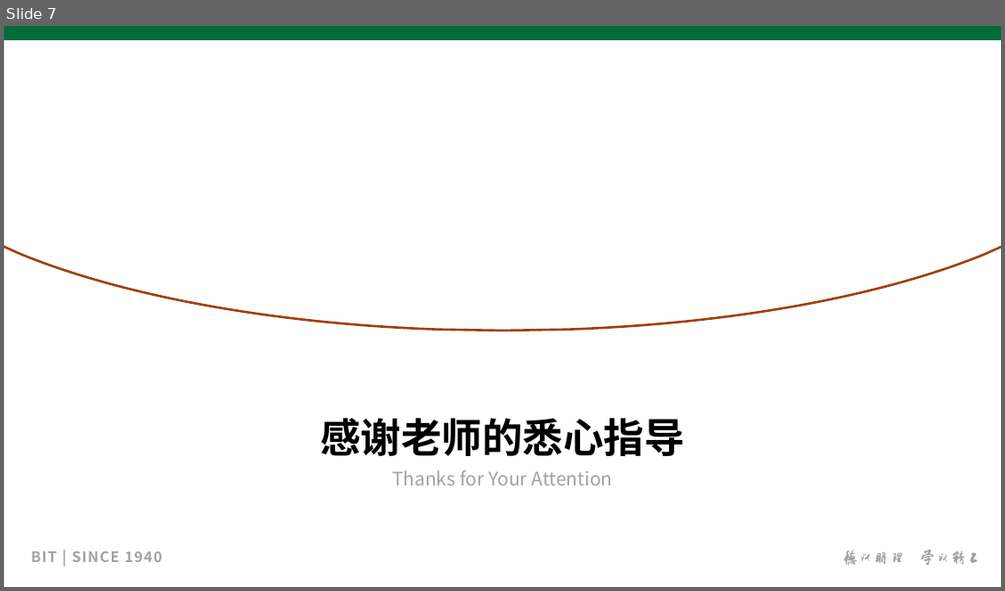
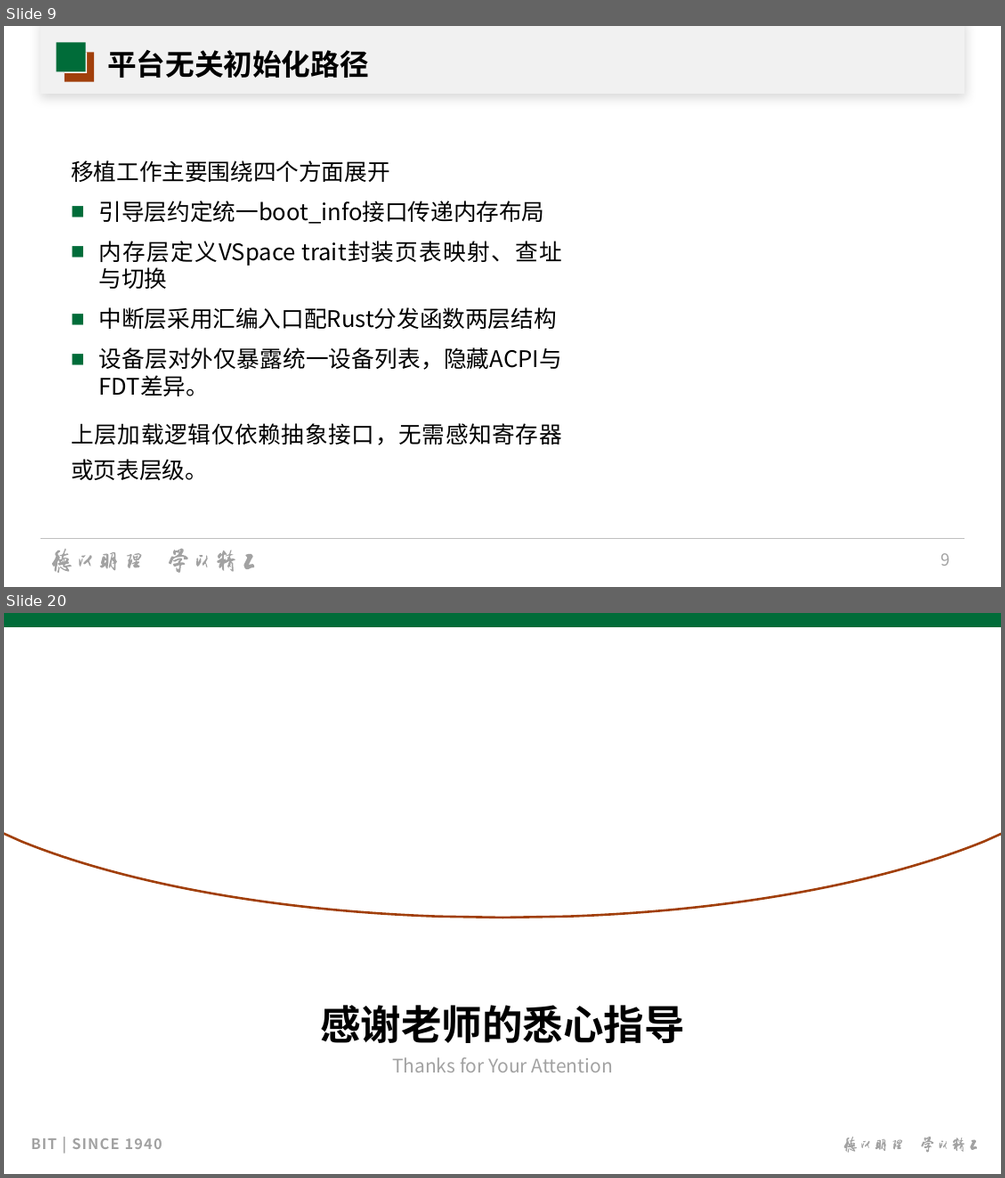
Before and after one commit to hhhjjjcc112/AsyncAlien, a slide deck: docs/graduation/论文/论文答辩/论文答辩.pptx. Shown one above the other, each under a label of ours: slide 7 before the commit, slides 9 and 20 after it; the slides between them are not shown. The pictures are 1005x591 and 1005x1178 pixels, drawn with LibreOffice and Linux fonts; fonts in the diff are those of the drawing; background and template pictures are left out. Boxes give left, top, right and bottom in pixels: in the first picture for what was removed or moved away, otherwise in the second. Text is boxed around its words. In the diff, an @@ line names an element or a change of style, - is before the commit and + after.

```diff
--- a/docs/graduation/论文/论文答辩/论文答辩.pptx
+++ b/docs/graduation/论文/论文答辩/论文答辩.pptx
@@ slide 9 added at box(4, 26, 1001, 587), background #FFFFFF @@
@@ rectangle added at box(40, 26, 964, 94), fill #FFFFFF @@
@@ rectangle added at box(40, 26, 964, 94), fill #A2A2A2 at 15% opacity @@
@@ rectangle added at box(57, 42, 86, 71), fill #006C39 @@
@@ rectangle added at box(65, 52, 94, 81), fill #A13F0B @@
@@ rectangle added at box(65, 52, 87, 73), fill #FFFFFF @@
@@ title added at box(107, 50, 369, 78), 28 pt, text #000000, bold @@
+平台无关初始化路径
@@ text added at box(71, 160, 562, 480), 22 pt, text #000000 @@
+移植工作主要围绕四个方面展开
+■ 引导层约定统一boot_info接口传递内存布局
+■ 内存层定义VSpace trait封装页表映射、查址与切换
+■ 中断层采用汇编入口配Rust分发函数两层结构
+■ 设备层对外仅暴露统一设备列表，隐藏ACPI与FDT差异。
+上层加载逻辑仅依赖抽象接口，无需感知寄存器或页表层级。
@@ line added from (40, 539) to (965, 539), #BFBFBF 0.5 pt @@
@@ group added at box(52, 548, 255, 572): 16 freeform shapes @@
@@ page number added at box(940, 553, 949, 565), 16 pt, text #A2A2A2 @@
+9
@@ what was slide 7 is now slide 20 @@
```
Also in this commit, not shown: 6 slides changed, 12 other slides added, 58 slides removed, 4 other files.
